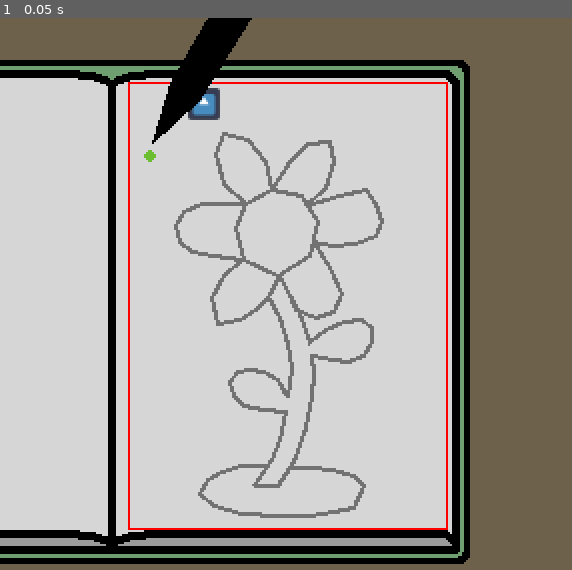
Above: before the commit, frame 1.
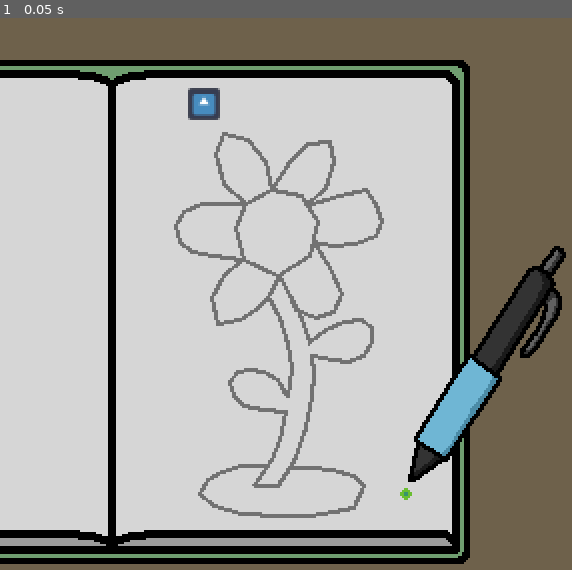
Above: after the commit, the same moment.

Repository: kennethbchen/Bullet-Journal-Game
Game: Godot game, scene res://Game.tscn
Same seed, same stepped clock (60 frames per second), same inputs: the game is played once before the commit and once after it. The engine's default icon, where the game draws it, is replaced by a stand-in: a white triangle on a blue panel in a dark square.
Inputs:
- Up to frame 1 (0.05 s): no input

The runs differ from the first frame. In frame 1, 5.2% of the frame differs, in the area x 22-99%, y 0-93%.

Commit message:
Changed background, hurtbox, and pen sprites

Diff:
--- a/Game.tscn
+++ b/Game.tscn
@@ -35,7 +35,7 @@
 [node name="LineParent" type="Node" parent="."]
 
 [node name="Player" type="CharacterBody2D" parent="." node_paths=PackedStringArray("line_parent")]
-position = Vector2(75, 69)
+position = Vector2(203, 238)
 motion_mode = 1
 script = ExtResource("1_46845")
 line_drawer_scene = ExtResource("2_uwqo8")
Binary file changed: Sprites/Background.ase
Binary file changed: Sprites/Background.png
Binary file added: Sprites/Pen.ase
Binary file changed: Sprites/Pen.png
Binary file changed: Sprites/PlayerHurtbox.png
